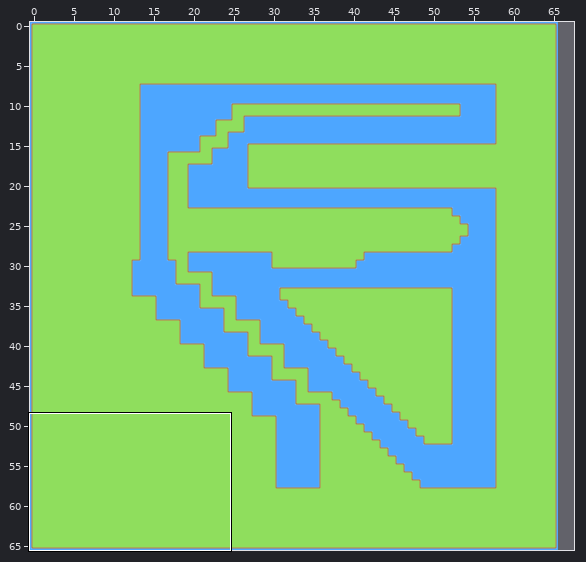
One commit to this Tiled map: Assets/com.seanba.super-tiled2unity/FINAL/Maps/Race 1.1.tmx. Above, an overview of the earlier version with the close-up marked.
Close-up. Old version:
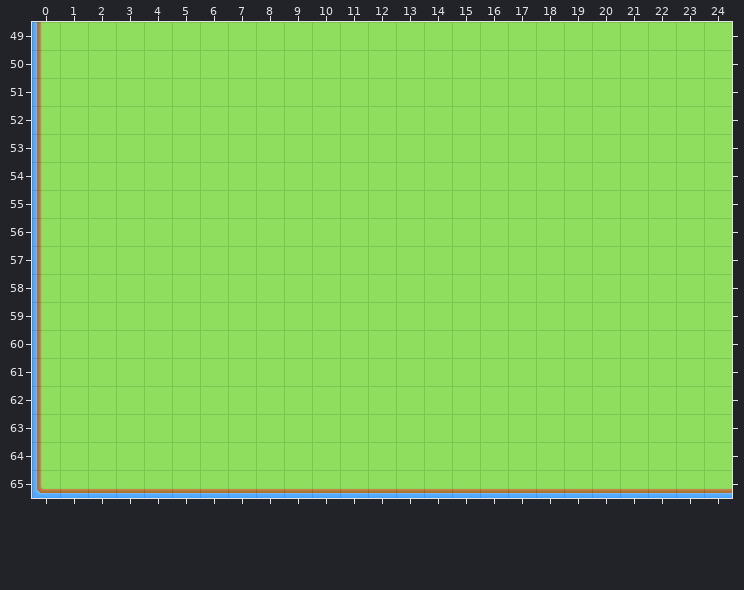
Cells are 32x32 px. Shown: x 0..24, y 49..65. The commit also changed other parts of the map, which this record leaves out. The old version is drawn lined up with the new one.
New version:
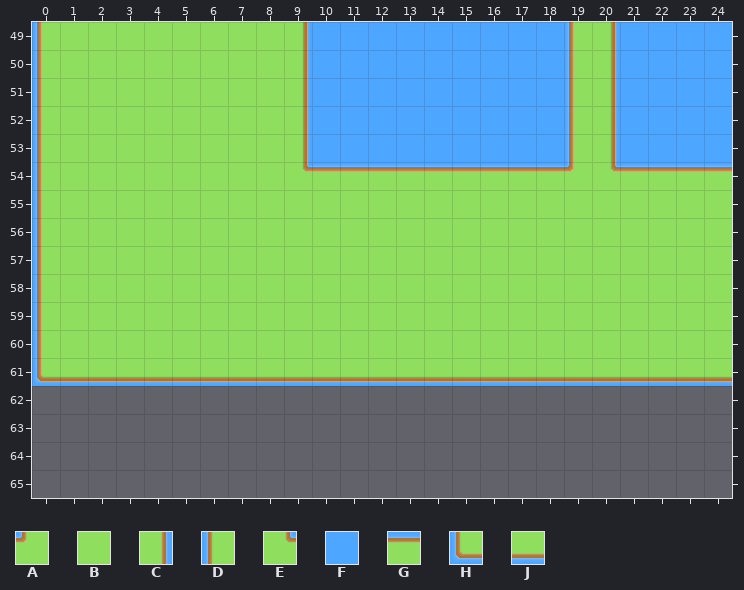
Key: from "Grass": A 60 "2.5", B 61 "2.6", C 62 "2.7", D 75 "4.4", E 76 "4.5", F 88 "6.1", G 101 "1.6", H 115 "6.5", J 116 "6.6".
_ is an empty cell, . an unchanged one.
The edit:
map size 66x66 -> 68x62 cells
--- layer "Tile Layer 1"
@@ x 9..24 @@
-49 BBBBBBBBBBBBBBBB
-50 BBBBBBBBBBBBBBBB
-51 BBBBBBBBBBBBBBBB
-52 BBBBBBBBBBBBBBBB
-53 BBBBBBBBBBBBBBBB
-54 BBBBBBBBBBBBBBBB
+49 CFFFFFFFFFDCFFFF
+50 CFFFFFFFFFDCFFFF
+51 CFFFFFFFFFDCFFFF
+52 CFFFFFFFFFDCFFFF
+53 CFFFFFFFFFDCFFFF
+54 EGGGGGGGGGAEGGGG
@@ x 0..24 @@
-61 DBBBBBBBBBBBBBBBBBBBBBBBB
-62 DBBBBBBBBBBBBBBBBBBBBBBBB
-63 DBBBBBBBBBBBBBBBBBBBBBBBB
-64 DBBBBBBBBBBBBBBBBBBBBBBBB
-65 HJJJJJJJJJJJJJJJJJJJJJJJJ
+61 HJJJJJJJJJJJJJJJJJJJJJJJJ
+62 _________________________
+63 _________________________
+64 _________________________
+65 _________________________
Boxes around the changes in both close-ups, in picture pixels (x1, y1, x2, y2):
changed: (302, 22, 732, 172)
changed: (32, 375, 732, 498)
